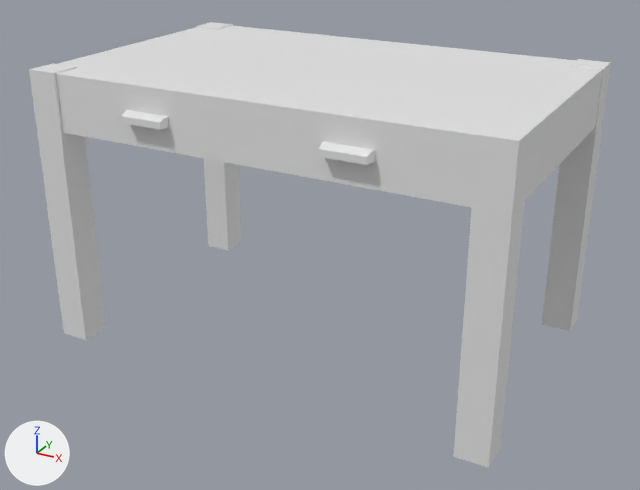
Two versions of the glTF model public/models/furn_desk.glb, one commit apart.
Camera for both pictures: a camera (50 mm lens) standing at (1.321, -2.24, 0.984) and looking at (0.038, 0.093, -0.182). The lights are fixed; the arrows at lower left show +X, +Y and +Z. The older version comes first. Where no turn or scale is listed for an object, it has been applied to the vertices. Vertices at exactly the same position are counted once.

Objects in the first picture: 'scrivania1'.
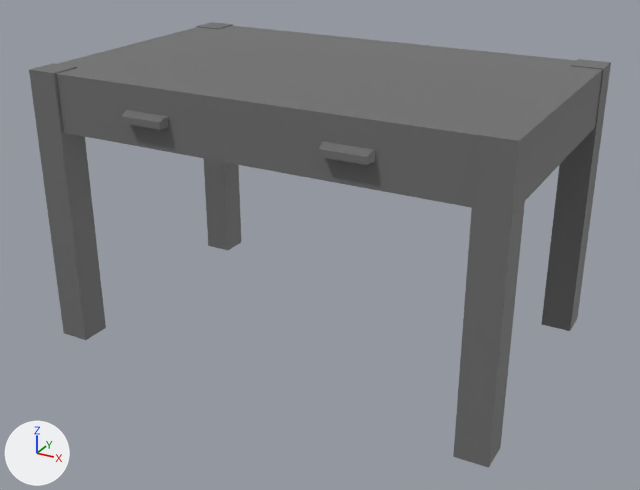
What changed in the scene script:
```text
Add img_scrivania1:
    img_scrivania1 = load_image('scrivania1', '_unpacked/scrivania1', 512, 512, 'sRGB')
Change mat_scrivania1:
    remove n2 = _N.new('ShaderNodeMix'); n2.name = 'Mix'
    remove n2.data_type = 'RGBA'
    remove n2.blend_type = 'MULTIPLY'
    remove n2.inputs[0].default_value = 1.0  # 'Factor'
    remove n2.inputs[7].default_value = (0.8, 0.8, 0.8, 1.0)  # 'B', white #e7e7e7
    remove n3 = _N.new('ShaderNodeVertexColor'); n3.name = 'Color Attribute'
    add n4 = _N.new('ShaderNodeTexImage'); n4.name = 'Image Texture'
    add n4.image = img_scrivania1
    where n0 = _N.new('ShaderNodeBsdfPrincipled'); n0.name = 'Principled BSDF'
    remove _L.new(n2.outputs[2], n0.inputs[0])  # 'Result' to 'Base Color'
    remove _L.new(n3.outputs[0], n2.inputs[6])  # 'Color' to 'A'
    add _L.new(n4.outputs[0], n0.inputs[0])  # 'Color' to 'Base Color'
Change me_cube_006:
    where me_cube_006.from_pydata(...)  # 56 vertices, 66 faces; spans x -0.76..0.76, y -0.49..0.49, z -0.45..0.45
    used by ob_scrivania1; location = (0.021, 0.142, -0.064)
    me_cube_006 part 1: vertex colours changed
```

Where the change shows, as pixel boxes [x1, y1, x2, y2] in the pictures (640 x 490 px):
'scrivania1', surface changed, recoloured (white to grey)
    both: [29, 22, 611, 468]
